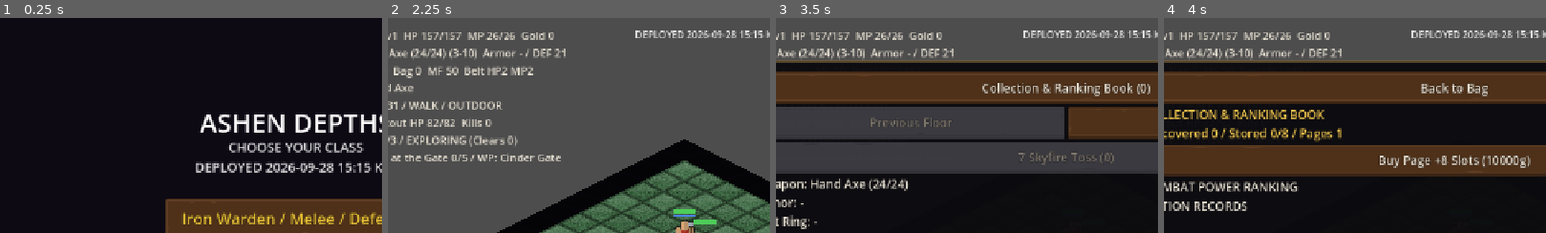
Above: before the commit, frames 1-4 (left to right).
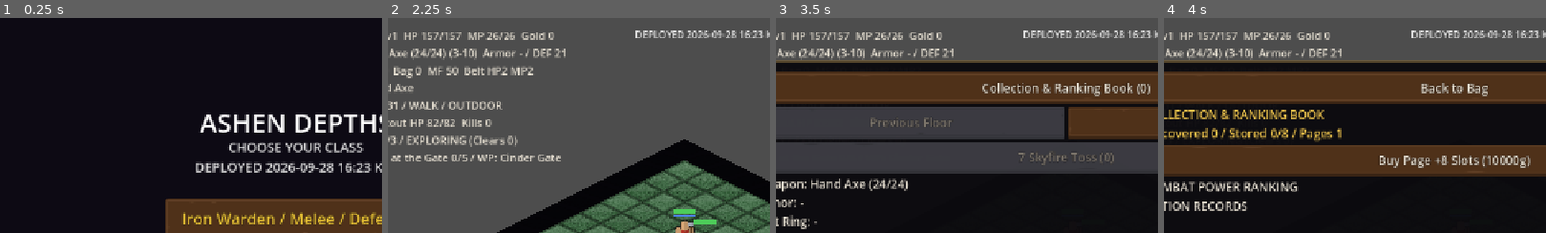
Above: after the commit, the same moments.

Repository: jflakeee/diablo
Game: Godot game, scene res://main.tscn
Same seed, same stepped clock (60 frames per second), same inputs: the game is played once before the commit and once after it.
Inputs:
- Up to frame 1 (0.25 s): no input
- Up to frame 2 (2.25 s): click "Normal" at 0.5 s; click "Normal" at 1.25 s; click "Iron Warden / Melee / Defense" at 2 s
- Up to frame 3 (3.5 s): click "Bag" at 2.75 s
- Up to frame 4 (4 s): click "Collection & Ranking Book (0)" at 3.5 s
The pictures show only the part of the screen within x 11-61%, y 0-50%; the shares and areas given below are measured in that part.

The runs differ from the first frame. In frame 1, 0.1% of the frame differs, in the area x 90-98%, y 67-72%; in frame 2, less than 0.1%; in frame 3, less than 0.1%; in frame 4, less than 0.1%.

Commit message:
Improve elemental projectile motion

Diff:
--- a/prototype/game_dungeon/main.gd
+++ b/prototype/game_dungeon/main.gd
@@ -36,7 +36,7 @@
 const FogOverlay := preload("res://fog_overlay.gd")
 const TemplateTheme := preload("res://ui/template_theme.gd")
 const CombatFX := preload("res://combat_fx.gd")
-const DEPLOYED_AT_KST := "2026-09-28 15:15 KST"
+const DEPLOYED_AT_KST := "2026-09-28 16:23 KST"
 
 var _grid: Array = []
 var _astar: AStarGrid2D
@@ -2431,14 +2431,22 @@
 	n.position = from_pos
 	n.rotation = PI * 0.25
 	n.z_index = 50
+	var core := Polygon2D.new()
+	core.polygon = PackedVector2Array([Vector2(0, -5), Vector2(4, 0), Vector2(0, 5), Vector2(-4, 0)])
+	core.color = color.lightened(0.65)
+	core.z_index = 1
+	n.add_child(core)
 	_world.add_child(n)
 	var trail := Line2D.new()
-	trail.width = 5.0
-	trail.default_color = Color(color.r, color.g, color.b, 0.55)
+	trail.width = 6.0 if element == "fire" else 4.5
+	var trail_gradient := Gradient.new()
+	trail_gradient.offsets = PackedFloat32Array([0.0, 0.55, 1.0])
+	trail_gradient.colors = PackedColorArray([Color(color.r, color.g, color.b, 0.0), Color(color.r, color.g, color.b, 0.35), color.lightened(0.35)])
+	trail.gradient = trail_gradient
 	trail.z_index = 49
 	trail.add_point(from_pos)
 	_world.add_child(trail)
-	_projectiles.append({"node": n, "trail": trail, "target": target, "dmg": dmg, "element": element, "color": color})
+	_projectiles.append({"node": n, "core": core, "trail": trail, "target": target, "dmg": dmg, "element": element, "color": color, "age": 0.0})
 
 func _update_projectiles(delta: float) -> void:
 	for p in _projectiles.duplicate():
@@ -2456,22 +2464,29 @@
 			_projectiles.erase(p)
 			continue
 		n.position = n.position.move_toward(t.position, 420.0 * delta)
-		n.rotation += delta * 9.0
+		p["age"] = float(p.get("age", 0.0)) + delta
+		var element := String(p.get("element", "fire"))
+		n.rotation += delta * (5.0 if element == "cold" else 11.0)
+		var core = p.get("core") as Polygon2D
+		if is_instance_valid(core):
+			var pulse := 0.86 + sin(float(p["age"]) * 22.0) * 0.18
+			core.scale = Vector2.ONE * pulse
+			core.position.y = sin(float(p["age"]) * 17.0) * (1.5 if element == "fire" else 0.7)
 		var trail = p.get("trail") as Line2D
 		if is_instance_valid(trail):
 			trail.add_point(n.position)
-			while trail.get_point_count() > 6:
+			var trail_limit: int = [4, 7, 10][_accessibility.effect_quality]
+			while trail.get_point_count() > trail_limit:
 				trail.remove_point(0)
 		var projectile_cell := _world_to_grid(n.position)
 		if not _walkable(projectile_cell.x, projectile_cell.y):
-			_fx.impact(n.position, p.get("color", Color.WHITE), false)
+			_fx.elemental_impact(n.position, element, false)
 			n.queue_free()
 			if is_instance_valid(trail): trail.queue_free()
 			_projectiles.erase(p)
 			continue
 		if n.position.distance_to(t.position) < 12.0:
 			# 스펠 속성 데미지 → 대상 해당 속성 저항/약점 적용 (Part 5 §2)
-			var element := String(p.get("element", "fire"))
 			var tres := _target_resist(t, element)
 			var dmg: int = CombatLib.apply_resistance(int(p["dmg"]), tres)
 			t.take_damage(dmg)
@@ -2490,7 +2505,7 @@
 			if tres < 0:
 				txt = "%d WEAK" % dmg
 			_spawn_text(t.position, txt, Color(1, 0.55, 0.15))
-			_fx.impact(t.position, p.get("color", Color.WHITE), false)
+			_fx.elemental_impact(t.position, element, false)
 			if not t.alive:
 				_grant_xp(t.level * 40)
 			n.queue_free()
